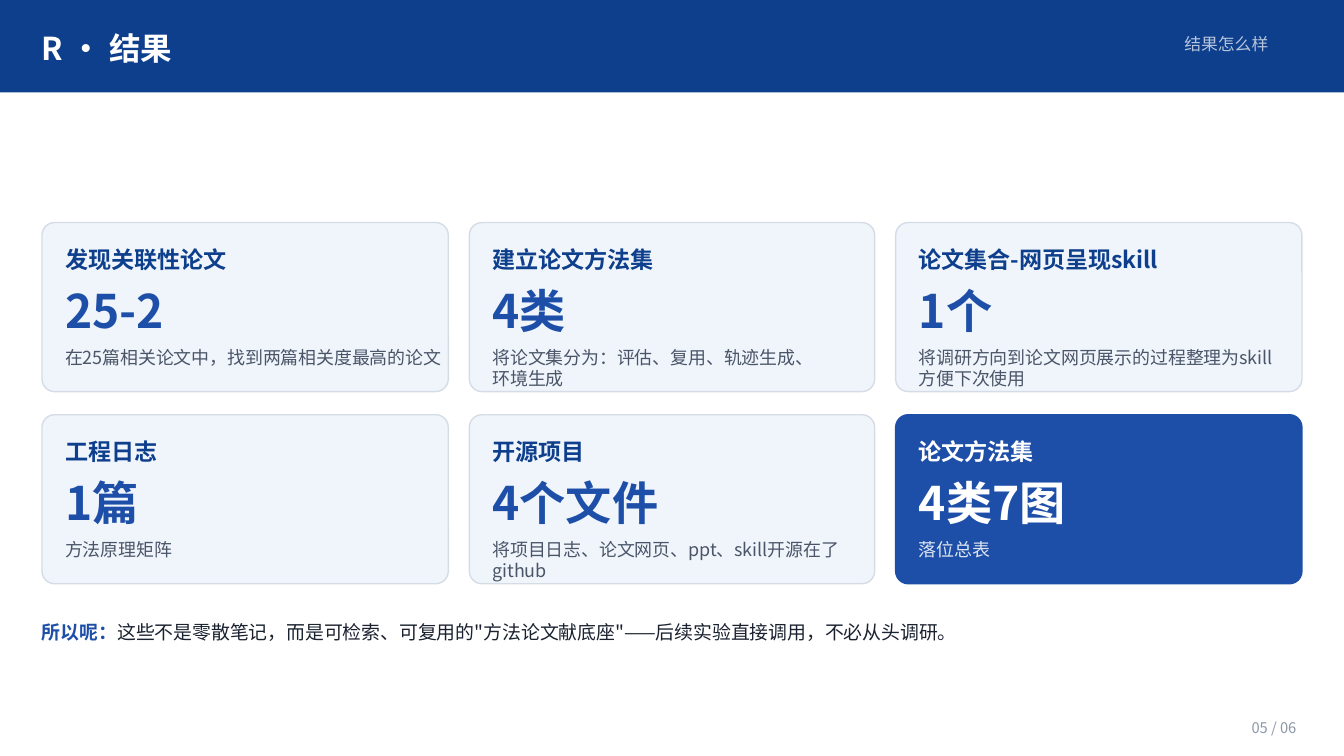
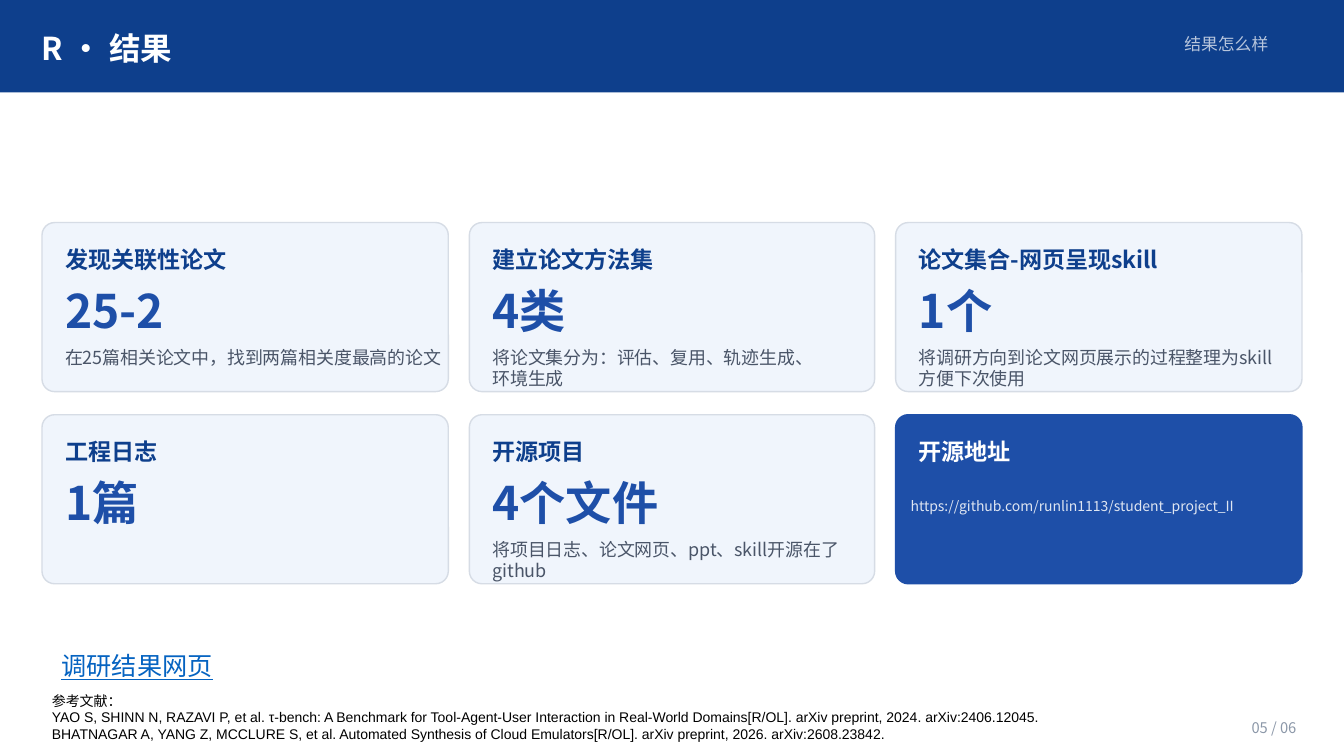
Before and after one commit to runlin1113/student_project_II, a slide deck: slide 6 of week3/凌润林第三周文献汇报.pptx (slide 5 before the commit). Drawn at 1344x756 pixels with LibreOffice and Linux fonts; fonts in the diff are those of the drawing. Boxes give left, top, right and bottom in pixels: in the first picture for what was removed or moved away, otherwise in the second. Text is boxed around its words. In the diff, an @@ line names an element or a change of style, - is before the commit and + after.

```diff
--- a/week3/凌润林第三周文献汇报.pptx
+++ b/week3/凌润林第三周文献汇报.pptx
@@ text at (x1=919, y1=440, x2=1011, y2=462): text changed @@
-论文方法集
+开源地址
@@ text at (x1=911, y1=500, x2=1234, y2=515): text changed; size 12.8 to 10 pt @@
-落位总表
+https://github.com/runlin1113/student_project_II
@@ text removed at (x1=919, y1=480, x2=1066, y2=524) @@
-4类7图
@@ text removed at (x1=65, y1=541, x2=172, y2=558) @@
-方法原理矩阵
@@ text removed at (x1=42, y1=623, x2=957, y2=641) @@
-所以呢：这些不是零散笔记，而是可检索、可复用的"方法论文献底座"——后续实验直接调用，不必从头调研。
@@ text added at (x1=61, y1=653, x2=212, y2=680), 18 pt, text #0563C1, underline @@
+调研结果网页
@@ text added at (x1=52, y1=694, x2=1038, y2=742), 10 pt, text #000000 @@
+参考文献：
+YAO S, SHINN N, RAZAVI P, et al. τ-bench: A Benchmark for Tool-Agent-User Interaction in Real-World Domains[R/OL]. arXiv preprint, 2024. arXiv:2406.12045.
+BHATNAGAR A, YANG Z, MCCLURE S, et al. Automated Synthesis of Cloud Emulators[R/OL]. arXiv preprint, 2026. arXiv:2608.23842.
```
Also in this commit, not shown: 1 other slide changed, 1 slide added, 3 other files.
